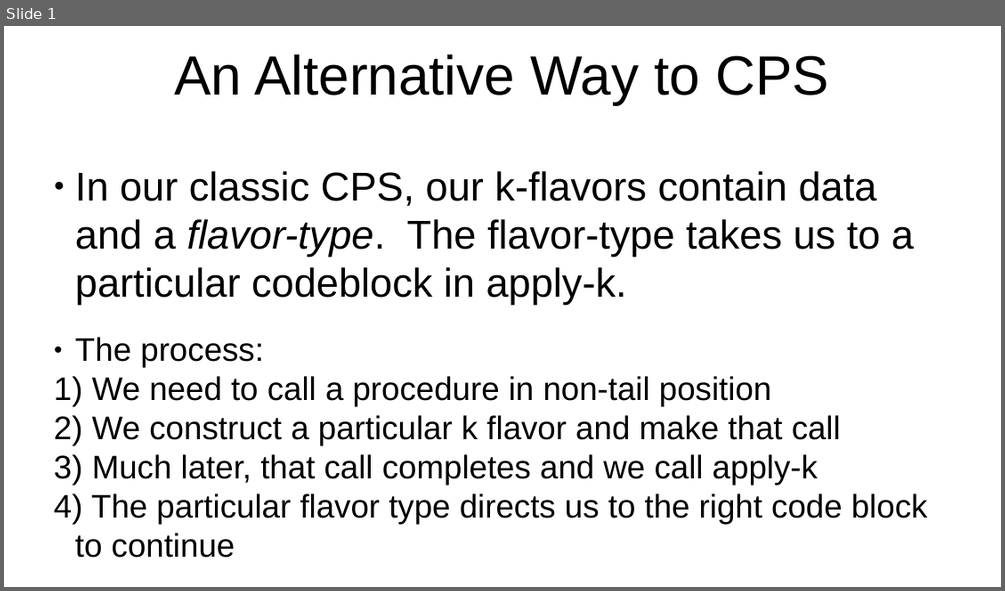
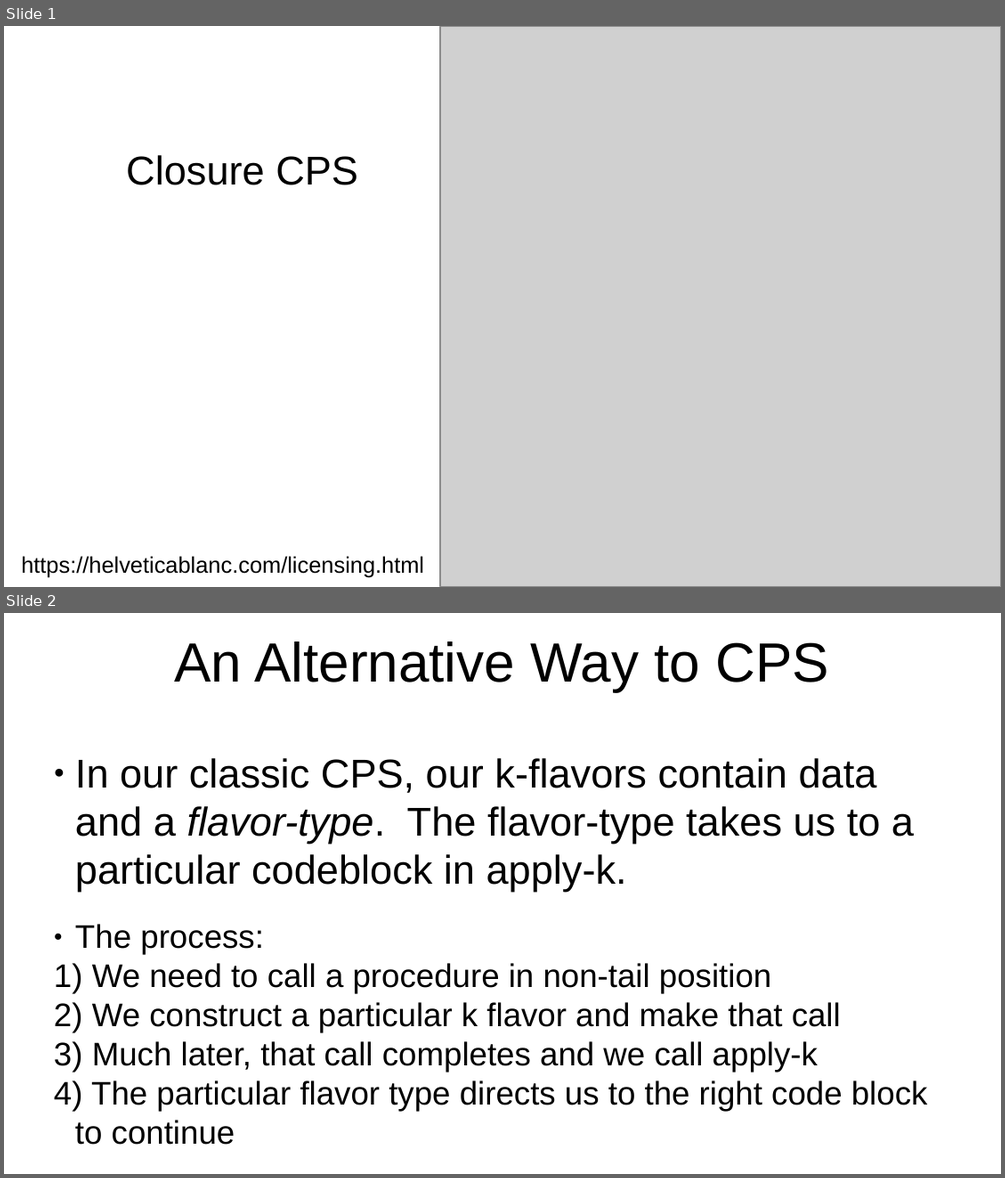
Before and after one commit to RHIT-CSSE/csse304, a slide deck: ClassMaterials/ClosureCPS/ClosureCPS.odp. Shown one above the other, each under a label of ours: slide 1 before the commit, slides 1 and 2 after it. The pictures are 1005x591 and 1005x1178 pixels, drawn with LibreOffice and Linux fonts; fonts in the diff are those of the drawing; grey boxes stand for pictures. Boxes give left, top, right and bottom in pixels: in the first picture for what was removed or moved away, otherwise in the second. Text is boxed around its words. In the diff, an @@ line names an element or a change of style, - is before the commit and + after.

Commit message:
closure cps lecture

```diff
--- a/ClassMaterials/ClosureCPS/ClosureCPS.odp
+++ b/ClassMaterials/ClosureCPS/ClosureCPS.odp
@@ slide 1 added at [4, 26, 1001, 587], background #FFFFFF @@
@@ picture added at [440, 26, 1001, 587] @@
@@ text added at [126, 155, 358, 185], 32 pt, text #000000 @@
+Closure CPS
@@ text added at [21, 556, 424, 578], 18 pt, text #000000 @@
+https://helveticablanc.com/licensing.html
@@ what was slide 1 is now slide 2 @@
```
Also in this commit, not shown: 1 other file.
